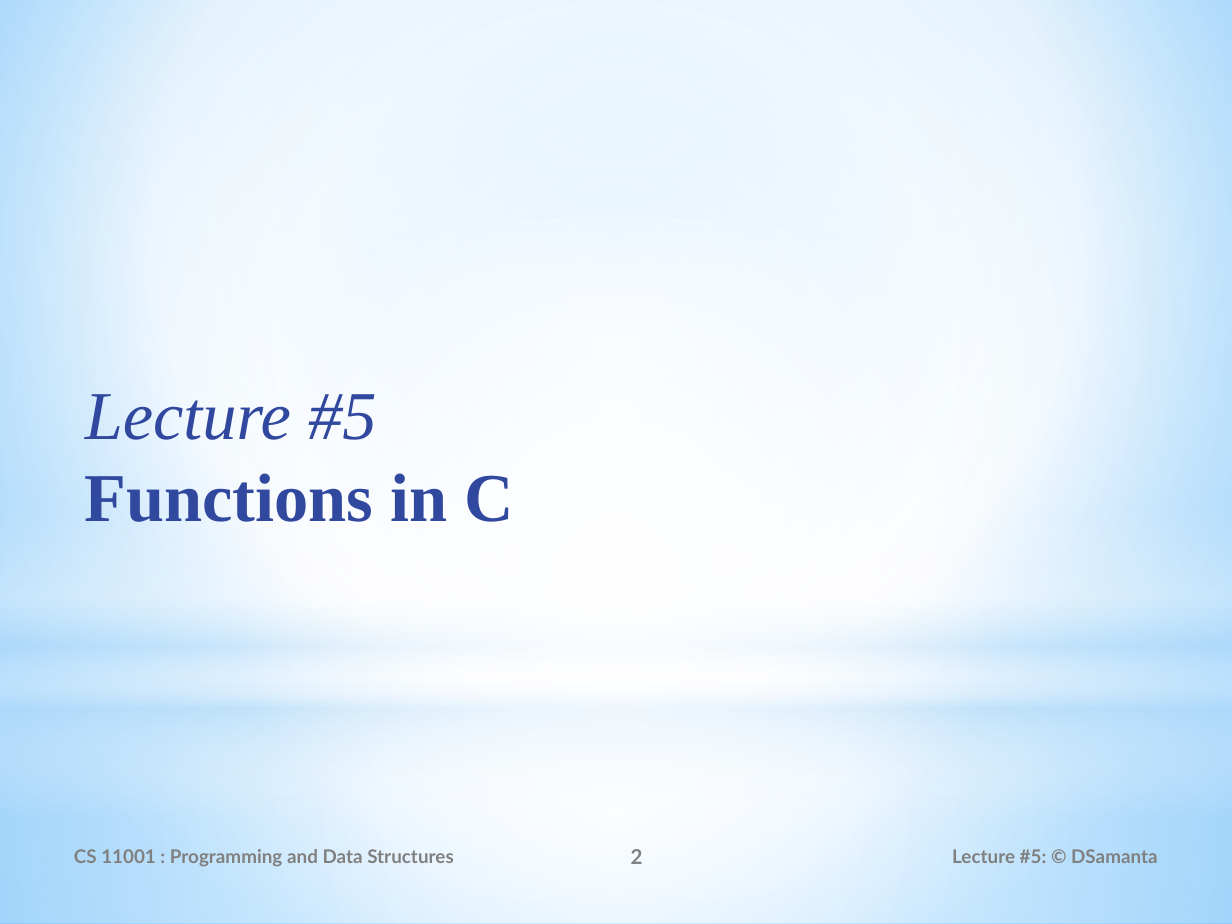
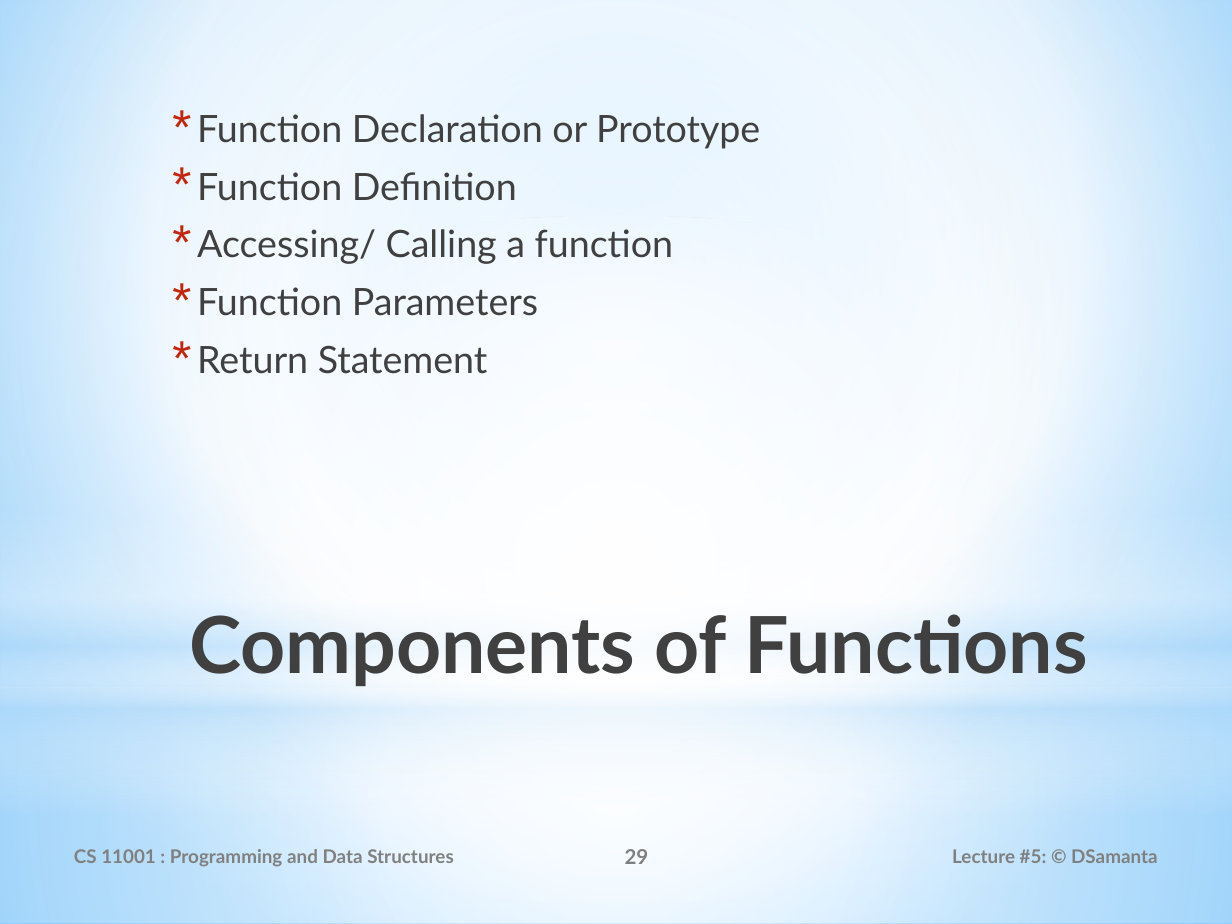
Before and after one commit to alwaysananta/computerProgramming, a slide deck: slide 29 of Slides/Functions_in_C.pptx (slide 2 before the commit). Drawn at 1232x924 pixels with LibreOffice and Linux fonts; fonts in the diff are those of the drawing. Boxes give left, top, right and bottom in pixels: in the first picture for what was removed or moved away, otherwise in the second. Text is boxed around its words. In the diff, an @@ line names an element or a change of style, - is before the commit and + after.

```diff
--- a/Slides/Functions_in_C.pptx
+++ b/Slides/Functions_in_C.pptx
@@ text added at (197,114,760,374), 22 pt, text #404040 @@
+* Function Declaration or Prototype
+* Function Definition
+* Accessing/ Calling a function
+* Function Parameters
+* Return Statement
@@ text removed at (85,394,514,522) @@
-Lecture #5
-Functions in C
@@ title added at (189,614,1088,686), 46 pt, text gradient #000000 to #404040 to #212745, bold @@
+Components of Functions
@@ page number at (625,849,649,864): text changed @@
-2
+29
```
Also in this commit, not shown: 3 other slides changed, 8 slides added, 1 other file.
